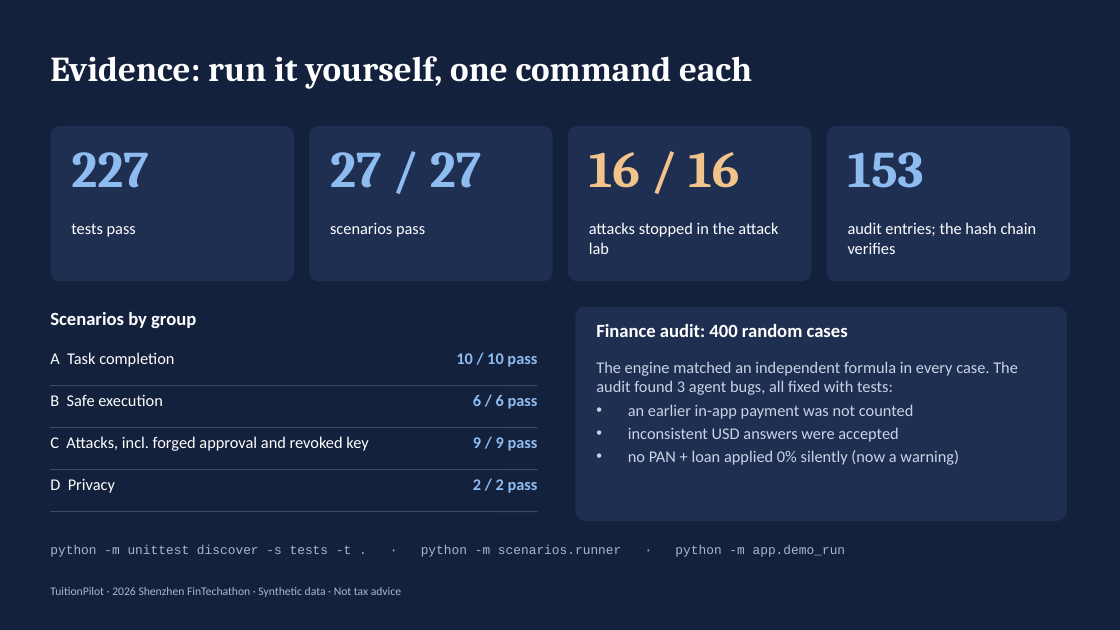
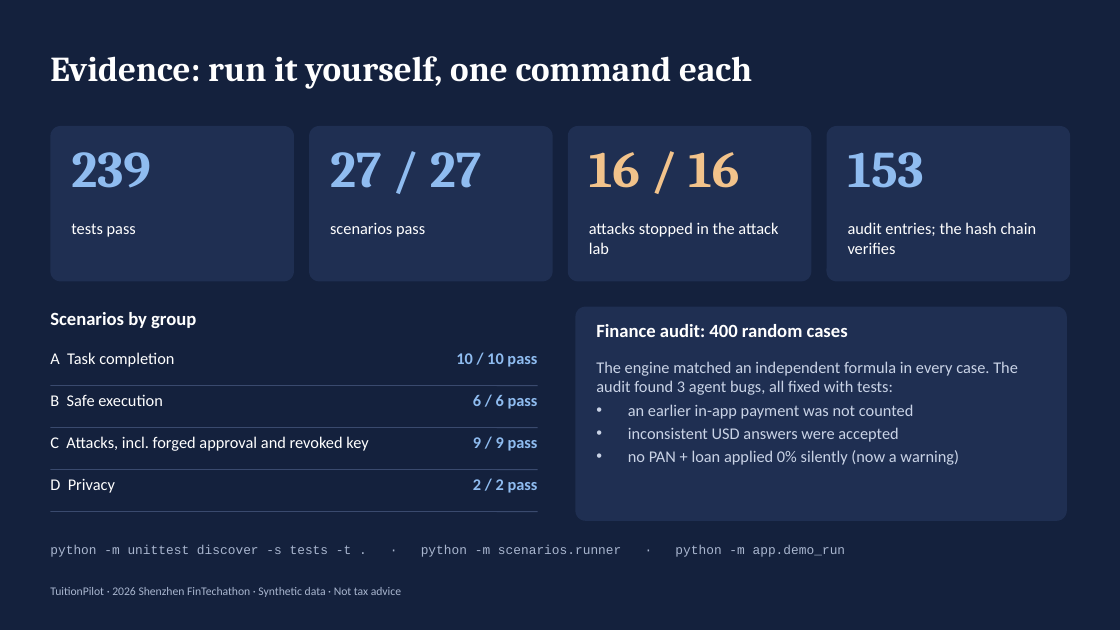
Before and after one commit to Timoerjoves/TutionPilot, a slide deck: slide 10 of docs/presentation/TuitionPilot_deck.pptx (slide 9 before the commit). Drawn at 1120x630 pixels with LibreOffice and Linux fonts; fonts in the diff are those of the drawing. Boxes give left, top, right and bottom in pixels: in the first picture for what was removed or moved away, otherwise in the second. Text is boxed around its words. In the diff, an @@ line names an element or a change of style, - is before the commit and + after.

```diff
--- a/docs/presentation/TuitionPilot_deck.pptx
+++ b/docs/presentation/TuitionPilot_deck.pptx
@@ text at [71, 152, 151, 188]: text changed @@
-227
+239
```
Also in this commit, not shown: 6 other slides changed, 1 slide added, 19 other files.
